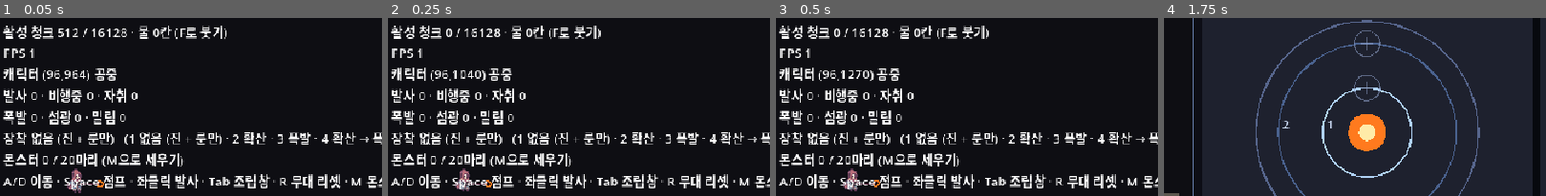
Above: before the commit, frames 1-4 (left to right).
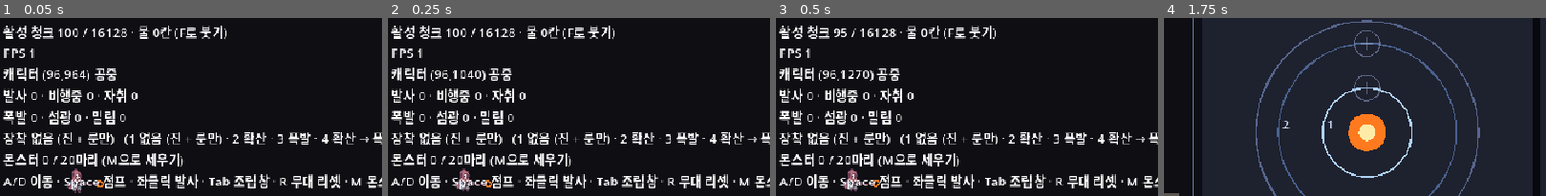
Above: after the commit, the same moments.

Repository: djgnfj-svg/tockbon
Game: Godot game, scene res://src/stage/stage.tscn
Two runs of this game, one before a commit and one after it. Both use one fixed random seed, a clock stepped at 60 frames per second and the inputs below.
Inputs (mouse positions are % of the whole screen's width and height, from its top left):
- Up to frame 1 (0.05 s): no input
- Up to frame 2 (0.25 s): no input
- Up to frame 3 (0.5 s): no input
- Up to frame 4 (1.75 s): tap Enter at 0.5 s; move the mouse to (72, 53) at 0.52 s; hold D (move_right) 0.53-1.25 s; hold Tab (toggle_assembly) 0.53-1.25 s; click (72, 53) at 0.67 s; tap Space (jump) at 0.77, 1.25 s; drag from (50, 43) to (45, 83) at 1.27 s
The pictures show only the part of the screen within x 1-51%, y 13-63%; the shares and areas given below are measured in that part.

The runs differ from the first frame. In frame 1, 0.2% of the frame differs, in the area x 15-21%, y 5-11%; in frame 2, 1.6%; in frame 3, 1.6%, in the area x 15-58%, y 4-12%; in frame 4, nothing differs.

Commit message:
water: 얕은 물은 불을 못 끈다 — 그리고 청크 상한이 실측을 따른다
사용자가 남은 결정 넷 중 셋을 정했다(선택지로 물었다).

🔴 **F 한 번이 숲 860칸을 영구 방화 처리하던 것** — 보기 셋 중
**「얕은 물은 못 끈다」**를 골랐다. `_deep_water` 가 `_aux > WATER_WET` 을 본다.

🟢 **새 상수를 안 세웠다** — `FLAG_SHALLOW` 의 선을 그대로 쓰므로 **규칙과 화면이 같은 선**이다.
⇒ 「밝은 하늘색 젖은 자국은 못 끄고 어두운 남색 진짜 물만 끈다」가 화면에 이미 그려져 있다.
⚠ 대가: `WATER_WET` 이 이제 색과 방화를 둘 다 정한다. 그 주석의 「순전히 화면 값이다」를 고쳤다.

`MAX_CHUNKS_PER_TICK` 512 → 100. 옛 근거는 「화면에 몇 청크가 보이나」였고
**「몇 청크를 감당하나」를 안 봤다** — 실측 절벽이 ≈100청크다.

그물 +20개(2,290). 뒤집어 봤다 — 임계만 지우면 시트 아래 숲이 1칸 → 39칸이 되고 3개가 문다.
검사가 **대조군을 둔다**: 같은 자리·같은 틱에 물의 양만 올리면 56칸이 산다.

🔴 **화면을 하나도 안 봤다.** 사용자는 선택지를 보고 골랐을 뿐 결과를 안 봤다 —
그래서 판정이 안 올라갔고 문서에 「확인 범위」로 적어 뒀다.

Co-Authored-By: Claude Opus 5 (1M context) <noreply@anthropic.com>

Diff:
--- a/src/sim/cell_grid.gd
+++ b/src/sim/cell_grid.gd
@@ -648,24 +648,45 @@
 ##  🔴 **이 함수는 그 물음에 답하지 않는다.** 여기 물이 빠지면 그 칸은 곧바로 다시 탄다.
 ##   ⇒ 이걸 「미정이 해결됐다」로 읽지 마라.
 ##
-## ⚠ **임계가 없다 — 물이 있으면 있는 것이다.** 「양이 얼마면 끄나」를 상수로 두지 않았다:
-##  이 리포는 이미 물 임계 둘(`WATER_WET` · `WATER_MIN_DIFF`)을 한 손잡이로 착각해 데였고,
-##  근거 없는 **세 번째**를 세우면 그 혼동이 한 번 더 온다. 「물이 있으면 안 탄다」는 값이 아니라
-##  **규칙으로 읽힌다.** 🔴 **되살아나는 조건**: 얇게 퍼진 한 톨이 큰 불을 끄는 게 화면에서 과할 때.
+## 🔴🔴 **얕은 물은 못 끈다 — `WATER_WET` 초과여야 끈다** (2026-08-07, 사용자가 정했다).
+##  ⚠ **이 함수가 「임계가 없다」였다.** 그 주석이 되살아나는 조건을 미리 적어 뒀고
+##   — **「얇게 퍼진 한 톨이 큰 불을 끄는 게 화면에서 과할 때」** — 화면에서 정확히 그게 났다:
+##   **F 한 번(797칸)이 좌우로 퍼져 숲 ≈860칸을 영구히 방화 처리한다.** 200초가 지나도 아직 자랐다.
+##   ⇒ 물이 안 줄고 · 닿은 칸이 안 타고 · 계속 퍼지는 **셋의 곱**이었고, 여기가 가운데 항이다.
+##
+## 🔴🔴 **새 상수를 안 세웠다. `WATER_WET` 을 그대로 쓴다** — 「없는 세 번째 손잡이」를 안 만들려고.
+##  ⚠ **그 값이 `FLAG_SHALLOW` 의 경계이므로 규칙과 화면이 같은 선을 쓴다:**
+##  **밝은 하늘색으로 보이는 젖은 자국은 못 끄고, 어두운 남색 진짜 물만 끈다.**
+##  ⇒ 「왜 이 물은 불을 못 끄나」가 **화면에 이미 그려져 있다.** 값을 바꾸면 둘이 같이 움직인다.
+## 🔴 **비트가 아니라 `_aux` 를 본다** — `_flag` 는 거울이고 양이 원본이다(`_ignite_cell` 의 같은 함정).
+##
+## 🔴 **대각은 안 본다** — 불의 번짐이 네 방향이라 같은 축이어야 한다.
+##
+## 🔴🔴 **「이웃에 물이 있다」이지 「이 나무가 젖었다」가 아니다.** 나무 칸 자체는 아무것도 안 바뀐다.
+##  ⚠ `docs/design/물.md` 의 **「젖은 나무는 안 타나」는 여전히 미정이다**(사용자가 「나중 문제」로
+##   미뤘다) — 그건 **물이 지나간 나무가 마른 뒤에도 안 타나**, 즉 나무가 젖음을 **기억하나**이다.
+##  🔴 **이 함수는 그 물음에 답하지 않는다.** 여기 물이 빠지면 그 칸은 곧바로 다시 탄다.
+##   ⇒ 이걸 「미정이 해결됐다」로 읽지 마라.
 ##
 ## ⚠ **비용을 안 쟀다.** 부르는 자리 둘 다 이미 같은 지점에서 함수 호출 4회(`_ignite_cell`)를
 ##  하고 있어 자리수가 안 바뀐다고 보지만, **읽고 낸 판단이지 실측이 아니다.**
 func _water_adjacent(x: int, y: int) -> bool:
 	var row := y << X_SHIFT
-	if x > 0 and _mat[row | (x - 1)] == Mat.WATER:
+	if x > 0 and _deep_water(row | (x - 1)):
 		return true
-	if x < W - 1 and _mat[row | (x + 1)] == Mat.WATER:
+	if x < W - 1 and _deep_water(row | (x + 1)):
 		return true
-	if y > 0 and _mat[(row - W) | x] == Mat.WATER:
+	if y > 0 and _deep_water((row - W) | x):
 		return true
-	if y < H - 1 and _mat[(row + W) | x] == Mat.WATER:
+	if y < H - 1 and _deep_water((row + W) | x):
 		return true
 	return false
+
+
+## 이 칸이 **불을 끌 만큼** 물인가. 🔴 가장자리 가드는 부르는 쪽이 이미 봤다 —
+##  여기서 또 보면 `_water_adjacent` 의 네 줄이 두 배가 되고 그 함수는 파면 루프 안이다.
+func _deep_water(i: int) -> bool:
+	return _mat[i] == Mat.WATER and _aux[i] > Tuning.WATER_WET
 
 
 ## 셀 하나에 불을 붙인다. 붙었으면 true.
--- a/src/sim/sim_tuning.gd
+++ b/src/sim/sim_tuning.gd
@@ -125,8 +125,9 @@
 ## 🔴 **`MAX_BURNING` 과 정확히 같은 어법이다 — 안전망이지 조절 손잡이가 아니다.**
 ##  여기 자주 걸리는 게 보이면 값을 올리지 말고 **레벨에 물을 얼마나 뒀나**를 봐라.
 ##
-## **512인 근거**: 화면 한 판이 480×270셀 = 30×17 = **510청크**다. 상한이 그보다 작으면
-##  **보이는 물이 상시 밀리고**, 그러면 안전망이 조절 손잡이가 된다.
+## ⚠ **원래 512였던 근거**(지금은 안 쓴다): 화면 한 판이 480×270셀 = 30×17 = **510청크**이므로
+##  상한이 그보다 작으면 보이는 물이 상시 밀린다는 것이었다.
+##  🔴 **그 값은 「화면에 몇 청크가 보이나」에서 나왔고 「몇 청크를 감당하나」를 안 봤다.** 아래 상자를 봐라.
 ## ⚠ **비용 근거가 2026-08-07에 두 번 갈렸다. 지금 값이 세 번째다.**
 ##  계획은 청크당 41μs(spec 대리 측정)로 42%를 셌고, 구현이 낙하 물로 재니 78μs라 80%였다.
 ##  🔴🔴 **verify-run이 댐 붕괴로 다시 재니 그보다 훨씬 나쁘다**:
@@ -136,21 +137,38 @@
 ##
 ##  ⚠ **즉 상한에 실제로 닿는 순간에는 20Hz가 안 나온다.** 그게 「물이 잠깐 천천히 흐른다」의 정체다.
 ##
-## 🔴 **그래도 512를 유지한다.** 실제 호수는 깨어 있는 청크가 **≤36**이라 평소엔 안 닿고,
-##  값을 내려도 **총 일의 양은 같다** — 느려지는 순간이 길어질 뿐이다.
-##  ⇒ 내리는 것이 「빨라진다」가 아니라 **「느린 구간을 얇고 길게 편다」**이다. 어느 쪽이 나은지는
-##   **화면으로만 답이 난다.** 🔴 **판정 7(FPS)이 볼 자리이고, 그 판정의 무게가 여기서 제일 크다.**
-##
 ## 🔴🔴 **2026-08-07 — `WATER_SUBSTEPS` 가 서면서 이 값의 뜻이 「청크 수」이지 「일의 양」이 아니게 됐다.**
 ##  자르는 것은 **틱마다 한 번**이고 잘린 청크는 **N번 돈다** ⇒ 한 틱의 실제 일이
 ##  **`MAX_CHUNKS_PER_TICK × WATER_SUBSTEPS` 청크-패스**다.
-##  ⚠ verify-look이 화면에서 본 절벽(≈100청크)은 **N=1 때의 값**이라, N=3이면 **≈33청크**에서 같은
-##   절벽이 온다. 🔴 **값을 아직 안 내렸다** — 얼마로 내릴지는 여전히 화면 판정이다(위 상자).
-const MAX_CHUNKS_PER_TICK := 512
+##
+## 🔴🔴 **512 → 100 (2026-08-07, 사용자가 정했다).** 위 「512인 근거」는 **화면 넓이**에서 나온 값이고
+##  **비용에서 나온 값이 아니었다.** verify-look 이 실제 FPS를 재니 절벽이다:
+##
+##      85청크    229 FPS  🟢
+##      126청크     6 FPS  🔴      ← 깎이는 게 아니라 떨어진다
+##
+##  ⇒ 낙하 중인 물의 실한계가 **≈100청크**이고 상한이 **그 5배**였다 ⇒ 안전망이 안전망 노릇을 못 했다.
+##  🔴 본문이 미리 적어 뒀다 — 「판정 7이 실패하면 최적화하지 말고 값을 내려라」. **그 자리가 왔다.**
+##
+## ⚠ **내리는 것이 「빨라진다」가 아니다** — 총 일의 양은 같고 **느린 구간이 얇고 길게 펴진다.**
+##  바뀌는 것은 **「한 자릿수 FPS로 떨어짐」 → 「물이 잠깐 천천히 흐름」** 이다.
+## ⚠ **지금 게임에서는 체감이 0이다** — F 한 번이 797칸·7청크이고 절벽은 ≈24,000칸이다.
+##  🔴 걸리는 날은 **맵에 저수지를 그리는 날**이고 그 경고는 `docs/design/지형-굽기.md` 에 있다.
+## ⚠ **N=3 이므로 화면에서 본 절벽(N=1 기준 ≈100)은 실제로 ≈33청크에 온다.**
+##  그래도 100으로 둔 것은 **한 화면(510청크)의 1/5 는 유지하려는 것**이다 — 더 내리면
+##  보이는 물이 상시 밀려 안전망이 조절 손잡이가 된다(위 「같은 어법」).
+const MAX_CHUNKS_PER_TICK := 100
 
 ## 이 양 **이하**면 얕은 물이다(`cell_materials.FLAG_SHALLOW`).
 ##
-## 🔴🔴 **순전히 화면 값이다. 멈춤과 아무 상관이 없다** — spec이 뒤집어 쟀다(2026-08-07):
+## 🔴🔴 **2026-08-07부터 이 값이 「불을 끄나」도 정한다 — 더 이상 화면 전용이 아니다.**
+##  `cell_grid._deep_water` 가 이 선을 쓴다: **임계 이하의 물은 불을 못 끈다.**
+##  ⚠ 사용자가 정했고, 이유는 **F 한 번(797칸)이 좌우로 퍼져 숲 ≈860칸을 영구 방화 처리한 것**이다.
+##  🟢 **새 상수를 안 세운 것이 요점이다** — 규칙과 화면이 **같은 선**을 쓰므로
+##   「밝은 하늘색 젖은 자국은 못 끄고 어두운 남색 진짜 물만 끈다」가 **화면에 이미 그려져 있다.**
+##  🔴 **⇒ 이 값을 바꾸면 색과 방화가 같이 움직인다.** 하나만 보고 고르지 마라.
+##
+## 🔴 **멈춤과는 여전히 아무 상관이 없다** — spec이 뒤집어 쟀다(2026-08-07):
 ##  이 값만 0 → 8 → 32 → 64로 바꾸면 **이동 셀 수가 하나도 안 달라진다.**
 ##  멈춤을 정하는 것은 `WATER_MIN_DIFF` 다. ⚠ **둘을 한 손잡이로 읽으면 없는 손잡이를 돌리게 된다.**
 ##
@@ -160,9 +178,13 @@
 ##  아래면 **수면 전체가 통째로** 갈린다. ⇒ **켜지거나 안 켜지거나이지 「수면 한 줄」이 아니다.**
 ##  ⚠ 얕게 퍼진 웅덩이의 **가장자리**는 확실히 갈린다 — 거기가 이 비트의 진짜 자리다(= 젖은 자국).
 ##
-## 🔴 **32는 계획이 자리를 채운 값이고 아무도 화면을 안 봤다**(255의 1/8).
-##  올리면 갈리는 물이 늘고, `WATER_MAX` 에 가까워질수록 **물 전체가 얕아 보인다.**
+## 🔴 **32는 계획이 자리를 채운 값이다.** 색은 verify-look 이 봤고(얕은 쪽이 밝은 것이 맞게 보였다)
+##  **사용자는 아직 안 봤다.** 올리면 갈리는 물이 늘고, `WATER_MAX` 에 가까워질수록
+##  **물 전체가 얕아 보이고 동시에 불을 못 끄게 된다.**
 ##  ⇒ **판정 6에서 사용자가 정한다. 정하면 이 줄과 `fx_tuning.WATER_SHALLOW` 를 같이 고쳐라.**
+## ⚠ **실측(2026-08-07)**: 나무 줄 위에 `WATER_MAX` 한 덩이를 부으면 정착한 시트가 **17칸에 최대 27**이다.
+##  ⇒ **32는 「한 덩이가 눕고 나면 방화력을 잃는」 자리에 있다.** 27과 32 사이가 그 여유고,
+##   임계를 27 아래로 내리면 **얇은 시트가 다시 방화선이 된다.**
 const WATER_WET := 32
 
 # ─── 틱 ───────────────────────────────────────────────────────────
--- a/tests/nets/net_water.gd
+++ b/tests/nets/net_water.gd
@@ -58,6 +58,7 @@
 	_wet_neighbour_never_catches(t)
 	_fire_beside_water_does_not_flicker(t)
 	_no_cell_carries_both_bits(t)
+	_shallow_water_does_not_put_out_fire(t)
 
 
 ## 🔴 격자와 청크가 안 나눠떨어지면 가장자리 셀이 **범위 밖 청크를 찍는다.**
@@ -1340,7 +1341,9 @@
 	t.eq(g.claimed_slot_count(), g.burning_count(), "자리 표도 맞다")
 
 	# ⚠ **물은 안 준다** — 끈 만큼 증발시키면 `_burn` 이 `_write_water` 를 지나야 하고,
-	#  그건 `_touch` 를 타서 **타는 숲 옆 호수가 매 틱 깨어난다.** 그 대가로 웅덩이는 무한 소화기다.
+	#  그건 `_touch` 를 타서 **타는 숲 옆 호수가 매 틱 깨어난다.**
+	# 🔴 **그 대가를 「얕은 물은 못 끈다」로 치렀다**(2026-08-07, 사용자가 정했다) —
+	#  양을 안 깎는 대신 **얇게 퍼지면 스스로 방화력을 잃는다.** `_shallow_water_does_not_put_out_fire` 참조.
 	t.ok(g.count_material(Mat.WATER) > 0, "물은 그대로 남는다 (%d칸)" % g.count_material(Mat.WATER))
 
 
@@ -1515,3 +1518,101 @@
 			cells += 1
 			peak = maxi(peak, a)
 	return [total, cells, peak]
+
+
+
+## 불이 다 꺼질 때까지 돈다. 반환은 돈 틱 수.
+## ⚠ `cap` 에 닿았으면 안 꺼진 것이다 — 부르는 쪽이 그걸 단언해야 한다.
+func _burn_out(g: CellGrid, cap: int) -> int:
+	var n := 0
+	while g.burning_count() > 0 and n < cap:
+		g.step()
+		n += 1
+	return n
+
+
+## 🔴🔴 **얕은 물은 불을 못 끈다** (2026-08-07, 사용자가 정했다).
+##
+## ⚠ **왜 이 검사가 생겼나**: 화면에서 **F 한 번(797칸)이 좌우로 퍼져 숲 ≈860칸을 영구 방화
+##  처리했다.** 200초가 지나도 아직 자랐다. 물이 안 줄고 · 닿은 칸이 안 타고 · 계속 퍼지는
+##  **셋의 곱**이었고, 이 검사가 재는 것은 **가운데 항**이다.
+##
+## 🔴🔴 **어느 단언도 혼자서는 임계를 못 잰다 — 전부 짝으로 잰다.**
+##  ⚠ 「얕은 물이 못 끈다」만 재면 `_water_adjacent` 를 **통째로 `return false`** 로 만들어도 초록이고,
+##   「깊은 물이 끈다」만 재면 임계를 **지워도** 초록이다(그게 옛 코드다).
+##  ⇒ **한 배치에서 물의 양 하나만 바꾼 두 판**을 돌려 **서로 다르게 굴어야** 임계가 거기 있는 것이다.
+## 🔴 **상수를 그대로 쓴다.** 32를 박으면 값이 바뀌는 날 검사가 조용히 헛돈다.
+func _shallow_water_does_not_put_out_fire(t) -> void:
+	# ── ① 가둔 한 칸, 임계의 양쪽 ────────────────────────────────
+	# 🔴 **좌우를 돌로 막는다**(`_wet_pocket` 과 같은 이유) — 안 막으면 물이 나무 줄 위를
+	#  통째로 덮으며 얇아져서, 「얕은 한 칸」이 아니라 아래 ②의 시트를 재게 된다.
+	#  ⚠ 실제로 그렇게 짰다가 검사가 ②와 중복됐다(2026-08-07).
+	var wood_by_amount := {}
+	for amount in [Tuning.WATER_WET, Tuning.WATER_WET + 1]:
+		var g := _make_forest(400)
+		g.apply(CellGrid.cmd_fill(149, 399, 149, 399, Mat.STONE))
+		g.apply(CellGrid.cmd_fill(151, 399, 151, 399, Mat.STONE))
+		t.ok(g.set_water(150, 399, amount), "가둔 자리에 물 %d 을 놓는다 (전제)" % amount)
+		g.ignite(120, 400)
+		var ticks := _burn_out(g, 600)
+		t.ok(ticks < 600, "물 %d — 불이 결국 꺼진다 (%d틱)" % [amount, ticks])
+		wood_by_amount[amount] = g.count_material(Mat.WOOD)
+
+	# 🔴 **실측(2026-08-07): 32 ⇒ 0칸 · 33 ⇒ 11칸.** 한 톨 차이로 숲 하나가 갈린다.
+	t.eq(wood_by_amount[Tuning.WATER_WET], 0,
+		"**임계와 같은 얕은 물** 아래로 불이 지나가 숲이 한 칸도 안 남는다")
+	t.ok(wood_by_amount[Tuning.WATER_WET + 1] > 0,
+		"**한 톨만 더 깊으면** 거기서 멈춰 숲이 남는다 (%d칸)" % wood_by_amount[Tuning.WATER_WET + 1])
+
+	# ── ② 🔴🔴 진짜 문제였던 그림 — **퍼진 시트는 방화선이 안 된다** ──
+	#
+	# ⚠ **①은 「한 칸」을 잰다. 이건 「퍼진 뒤」를 잰다** — 화면에서 난 것이 이 모양이었다.
+	#  🔴 그리고 **①이 초록인데 이것만 빨간 상태가 가능하다**: 정착한 시트의 양이 임계 아래로
+	#   내려가는지는 **흐름이 정하는 것**이지 임계 하나가 정하는 게 아니다.
+	#
+	# 🔴🔴 **대조군 B가 이 검사의 절반이다.** 자리도 지형도 틱도 같고 **물의 양 하나만 다르다** —
+	#  A는 정착한 그대로(얕다), B는 같은 칸들을 `WATER_MAX` 로 올린다.
+	#  ⇒ 「A에서 숲이 탄다」가 **임계 때문**이라는 것을 B가 아니면 못 보인다.
+	var result := {}
+	var sheet_cells := 0
+	for tag in ["A", "B"]:
+		var g := _make_forest(600)
+		t.ok(g.set_water(130, 599, Tuning.WATER_MAX), "%s — 나무 줄 위에 한 덩이를 붓는다 (전제)" % tag)
+		var settle := _settle(g, 400)
+		t.ok(settle > 1, "%s — 물이 실제로 여러 틱 흘렀다 (%d틱)" % [tag, settle])
+		t.ok(settle < 400, "%s — 평형에 도달했다 (cap에 안 닿았다)" % tag)
+
+		# 시트가 어디에 눕었나. 🔴 자리를 짐작하지 않고 **읽는다** — B가 그 자리를 그대로 쓴다.
+		var xs: Array[int] = []
+		var peak := 0
+		for x in range(100, 161):
+			if g.mat_at(x, 599) == Mat.WATER:
+				xs.append(x)
+				peak = maxi(peak, g.aux_at(x, 599))
+		t.ok(xs.size() > 1, "%s — 한 칸이 아니라 여러 칸으로 퍼졌다 (%d칸)" % [tag, xs.size()])
+		sheet_cells = xs.size()
+
+		if tag == "A":
+			t.ok(peak <= Tuning.WATER_WET,
+				"A — 퍼진 뒤 가장 깊은 칸도 임계 이하다 (%d ≤ %d)" % [peak, Tuning.WATER_WET])
+		else:
+			for x in xs:
+				g.set_water(x, 599, Tuning.WATER_MAX)
+
+		g.ignite(101, 600)
+		var ticks := _burn_out(g, 600)
+		t.ok(ticks < 600, "%s — 불이 결국 꺼진다 (%d틱)" % [tag, ticks])
+		result[tag] = g.count_material(Mat.WOOD)
+
+	# 🔴 **실측(2026-08-07): 시트 17칸 · A 1칸 남음 · B 56칸 남음.**
+	#  ⚠ A가 정확히 0이 아닌 것은 **타이밍이다** — 물이 아직 깊을 때 불이 그 칸을 지나면
+	#   다시 붙여 줄 이웃이 없다. 그래서 **0을 요구하지 않는다.**
+	#  🔴 대신 **「시트가 덮은 칸 수」와 견준다**: 옛 거동이라면 시트 아래 나무가 **전부** 살았다.
+	t.ok(result["A"] < sheet_cells,
+		"A — 얇게 퍼진 시트가 **방화선이 안 된다** (시트 %d칸인데 %d칸만 남았다)"
+			% [sheet_cells, result["A"]])
+	t.ok(result["B"] > sheet_cells,
+		"B — 같은 자리가 **깊으면 여전히 막는다** (%d칸이 살았다 — 대조군이 헛돌지 않는다)"
+			% result["B"])
+	t.ok(result["B"] > result["A"] * 4,
+		"둘의 차이가 자릿수다 (A %d칸 · B %d칸)" % [result["A"], result["B"]])
Not shown, changed: docs/design/물.md
Not shown, changed: docs/design/배경.md
Not shown, changed: docs/plans/2.active/water-and-chunk-sleep.md
Not shown, changed: tools/pixel/bgmock.py
